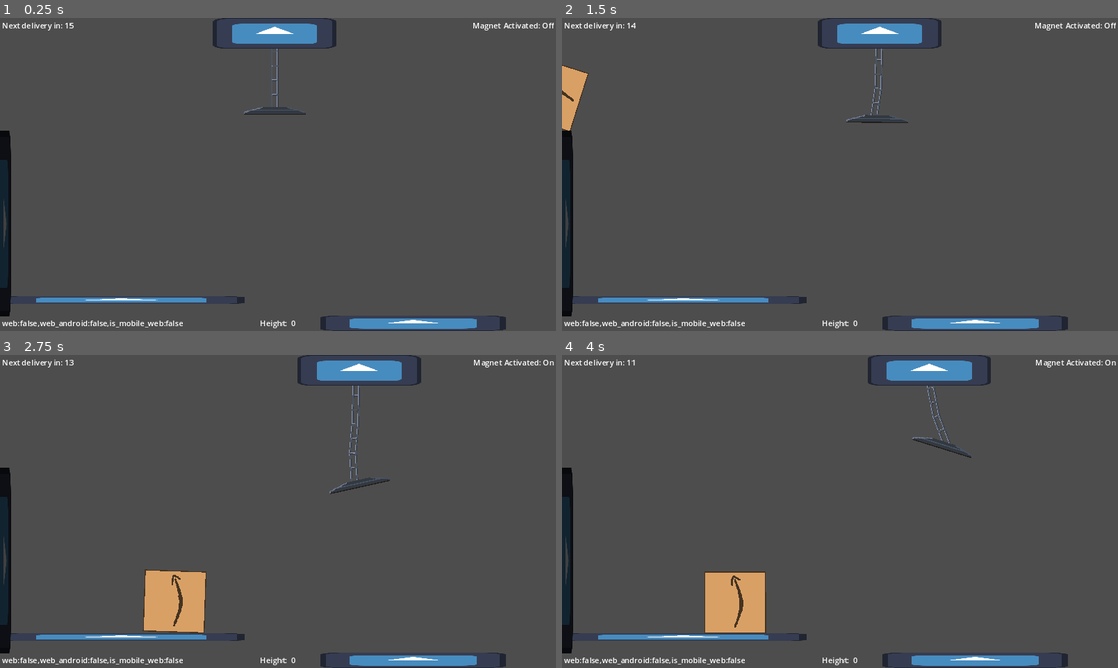
Above: before the commit, frames 1-4 (two rows, left to right).
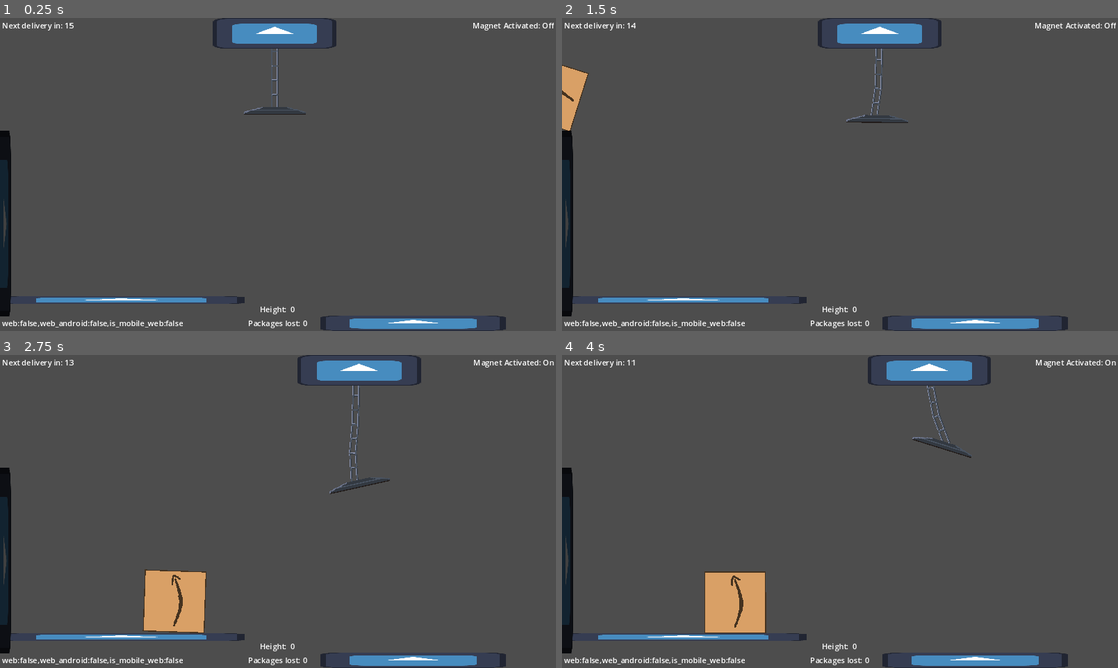
Above: after the commit, the same moments.

Repository: nanodeath/tippy-towers
Game: Godot game, scene res://game.tscn
The game is run twice, just before and just after one commit, with the same random seed, the same clock (stepped at 60 frames per second) and the same inputs. The engine's default icon, where the game draws it, is replaced by a stand-in: a white triangle on a blue panel in a dark square.
Inputs:
- Up to frame 1 (0.25 s): no input
- Up to frame 2 (1.5 s): tap Enter at 0.5 s; hold D (move_right) 0.53-1.28 s; tap Space (toggle_magnet) at 0.6, 1.35 s; hold S (move_down) from 1.28 s (still down)
- Up to frame 3 (2.75 s): release S (move_down) at 2.03 s; hold D (move_right) from 2.03 s (still down); tap Space (toggle_magnet) at 2.1 s
- Up to frame 4 (4 s): release D (move_right) at 2.78 s; hold W (move_up) 2.78-3.53 s; tap Space (toggle_magnet) at 2.85, 3.6 s; hold A (move_left) from 3.53 s (still down)

The runs differ from the first frame. In frame 1, 0.2% of the frame differs, in the area x 44-56%, y 92-100%; in frame 2, 0.2%; in frame 3, 0.2%; in frame 4, 0.2%.

Commit message:
Tracking packages lost and showing it.

Diff:
--- a/tippy-towers/game.tscn
+++ b/tippy-towers/game.tscn
@@ -9,10 +9,12 @@
 [ext_resource type="Script" path="res://scripts/camera.gd" id="3_qibdg"]
 [ext_resource type="Script" path="res://scripts/ui/version_label.gd" id="4_6dyxt"]
 [ext_resource type="PackedScene" uid="uid://b3cuxi3hana1g" path="res://scenes/junk/box_128_128.tscn" id="4_7rvxo"]
+[ext_resource type="Script" path="res://scripts/ui/packages_lost.gd" id="5_ki7lu"]
 [ext_resource type="Script" path="res://scripts/spawner.gd" id="5_ur8yp"]
 [ext_resource type="Script" path="res://scripts/spawn_timer.gd" id="6_fuj8g"]
 [ext_resource type="PackedScene" uid="uid://b016ebofn2m51" path="res://scenes/junk/box_128_64.tscn" id="8_jedqf"]
 [ext_resource type="PackedScene" uid="uid://c4can45bm31l1" path="res://scenes/junk/box_64_64.tscn" id="9_hseeu"]
+[ext_resource type="Script" path="res://scripts/package_lost_zone.gd" id="14_runno"]
 
 [sub_resource type="RectangleShape2D" id="RectangleShape2D_x3he1"]
 size = Vector2(384, 32)
@@ -31,6 +33,9 @@
 
 [sub_resource type="RectangleShape2D" id="RectangleShape2D_c81ok"]
 size = Vector2(382, 30)
+
+[sub_resource type="RectangleShape2D" id="RectangleShape2D_0467r"]
+size = Vector2(10000, 500)
 
 [node name="Game" type="Node2D"]
 
@@ -89,7 +94,21 @@
 scroll_active = false
 autowrap_mode = 0
 
-[node name="HeightAchieved" type="HBoxContainer" parent="CanvasLayer/MarginContainer"]
+[node name="VersionLabel" type="RichTextLabel" parent="CanvasLayer/MarginContainer"]
+layout_mode = 2
+size_flags_horizontal = 0
+size_flags_vertical = 8
+fit_content = true
+scroll_active = false
+autowrap_mode = 0
+script = ExtResource("4_6dyxt")
+
+[node name="BottomCenter" type="VBoxContainer" parent="CanvasLayer/MarginContainer"]
+layout_mode = 2
+size_flags_horizontal = 4
+size_flags_vertical = 8
+
+[node name="HeightAchieved" type="HBoxContainer" parent="CanvasLayer/MarginContainer/BottomCenter"]
 unique_name_in_owner = true
 layout_mode = 2
 size_flags_horizontal = 4
@@ -97,14 +116,14 @@
 alignment = 1
 script = ExtResource("3_k1vkn")
 
-[node name="RichTextLabel" type="RichTextLabel" parent="CanvasLayer/MarginContainer/HeightAchieved"]
+[node name="RichTextLabel" type="RichTextLabel" parent="CanvasLayer/MarginContainer/BottomCenter/HeightAchieved"]
 layout_mode = 2
 text = "Height: "
 fit_content = true
 scroll_active = false
 autowrap_mode = 0
 
-[node name="HeightPixels" type="RichTextLabel" parent="CanvasLayer/MarginContainer/HeightAchieved"]
+[node name="HeightPixels" type="RichTextLabel" parent="CanvasLayer/MarginContainer/BottomCenter/HeightAchieved"]
 layout_mode = 2
 text = "0
 "
@@ -112,14 +131,24 @@
 scroll_active = false
 autowrap_mode = 0
 
-[node name="VersionLabel" type="RichTextLabel" parent="CanvasLayer/MarginContainer"]
-layout_mode = 2
-size_flags_horizontal = 0
-size_flags_vertical = 8
-fit_content = true
-scroll_active = false
-autowrap_mode = 0
-script = ExtResource("4_6dyxt")
+[node name="PackagesLost" type="HBoxContainer" parent="CanvasLayer/MarginContainer/BottomCenter"]
+unique_name_in_owner = true
+layout_mode = 2
+script = ExtResource("5_ki7lu")
+
+[node name="RichTextLabel" type="RichTextLabel" parent="CanvasLayer/MarginContainer/BottomCenter/PackagesLost"]
+layout_mode = 2
+text = "Packages lost:"
+fit_content = true
+scroll_active = false
+autowrap_mode = 0
+
+[node name="PackagesLost" type="RichTextLabel" parent="CanvasLayer/MarginContainer/BottomCenter/PackagesLost"]
+layout_mode = 2
+text = "0"
+fit_content = true
+scroll_active = false
+autowrap_mode = 0
 
 [node name="CameraTarget" type="Marker2D" parent="."]
 unique_name_in_owner = true
@@ -209,3 +238,13 @@
 position = Vector2(-316, 179)
 rotation = 1.9362
 shape = SubResource("RectangleShape2D_c81ok")
+
+[node name="PackageLostZone" type="Area2D" parent="."]
+unique_name_in_owner = true
+position = Vector2(553, 1069)
+collision_mask = 2
+monitorable = false
+script = ExtResource("14_runno")
+
+[node name="CollisionShape2D" type="CollisionShape2D" parent="PackageLostZone"]
+shape = SubResource("RectangleShape2D_0467r")
--- a/tippy-towers/scripts/crane.gd
+++ b/tippy-towers/scripts/crane.gd
@@ -95,7 +95,7 @@
 				obj.remove_collision_exception_with(sticky_bit)
 				timer.queue_free()
 			)
-			add_child(timer)
+			obj.add_child(timer)
 		fused_with_junk.clear()
 
 func _update_magnet():
--- /dev/null
+++ b/tippy-towers/scripts/package_lost_zone.gd
@@ -0,0 +1,13 @@
+class_name PackageLostZone extends Area2D
+
+var packages_lost: int = 0
+
+signal package_lost(total_count: int)
+
+func _ready():
+	body_entered.connect(self._junk_entered)
+
+func _junk_entered(body: Node):
+	packages_lost += 1
+	emit_signal("package_lost", packages_lost)
+	body.queue_free()
--- /dev/null
+++ b/tippy-towers/scripts/ui/packages_lost.gd
@@ -0,0 +1,10 @@
+class_name PackagesLost extends Container
+
+@onready var package_lost_zone = %PackageLostZone
+@onready var packages_lost = $PackagesLost
+
+func _ready():
+	package_lost_zone.package_lost.connect(self._package_lost)
+
+func _package_lost(total: int):
+	packages_lost.text = str(total)
--- a/tippy-towers/scripts/ui/version_label.gd
+++ b/tippy-towers/scripts/ui/version_label.gd
@@ -4,6 +4,7 @@
 	text = str("web:", OS.has_feature("web"),",web_android:", OS.has_feature("web_android"),",is_mobile_web:", is_mobile_web())
 
 func is_mobile_web():
+	# This doesn't currently work
 	if OS.has_feature("JavaScript"):
 		# Use JavaScript to detect mobile browsers
 		return JavaScriptBridge.eval("""
Not shown: 1 places in tippy-towers/game.tscn that only renumber resources
